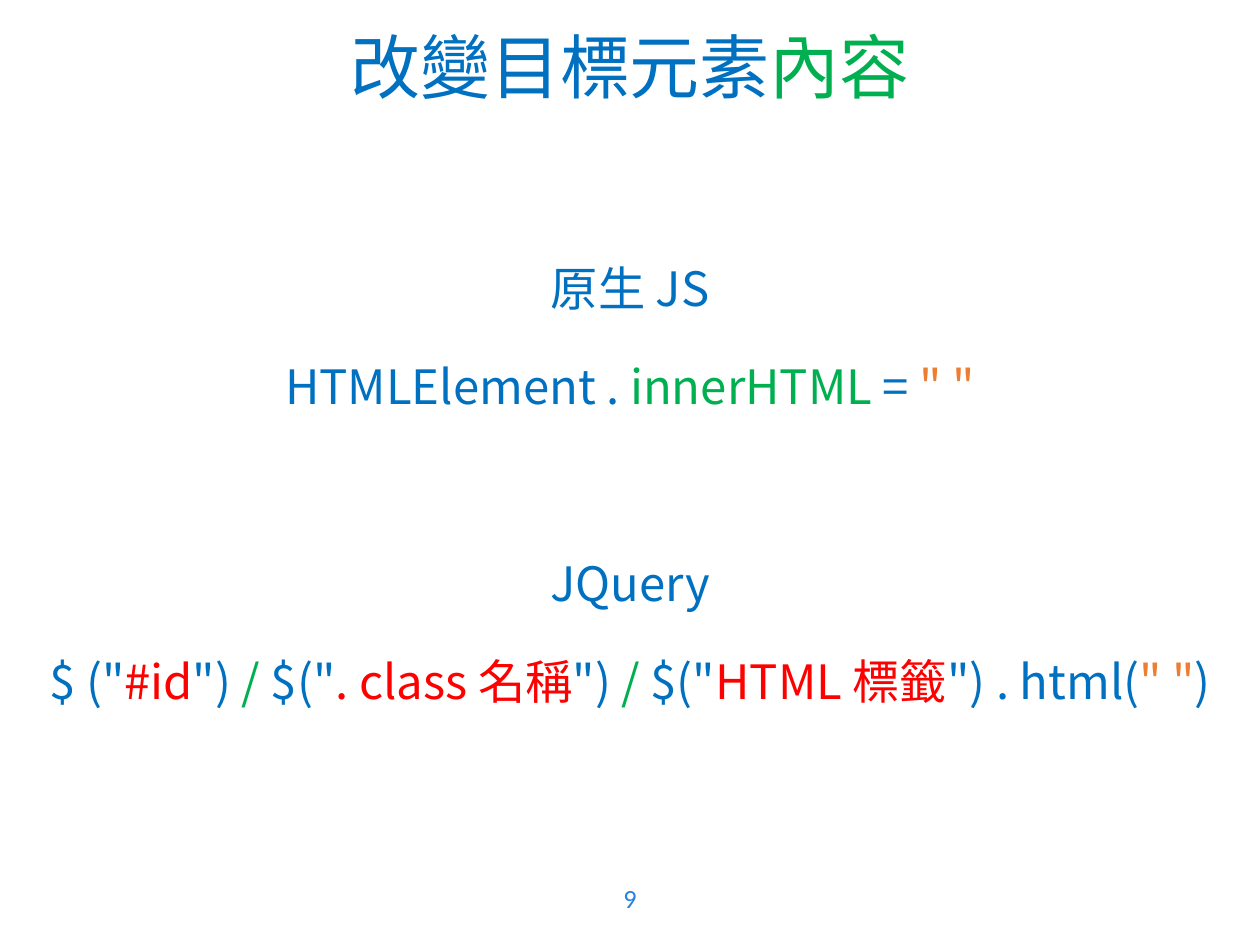
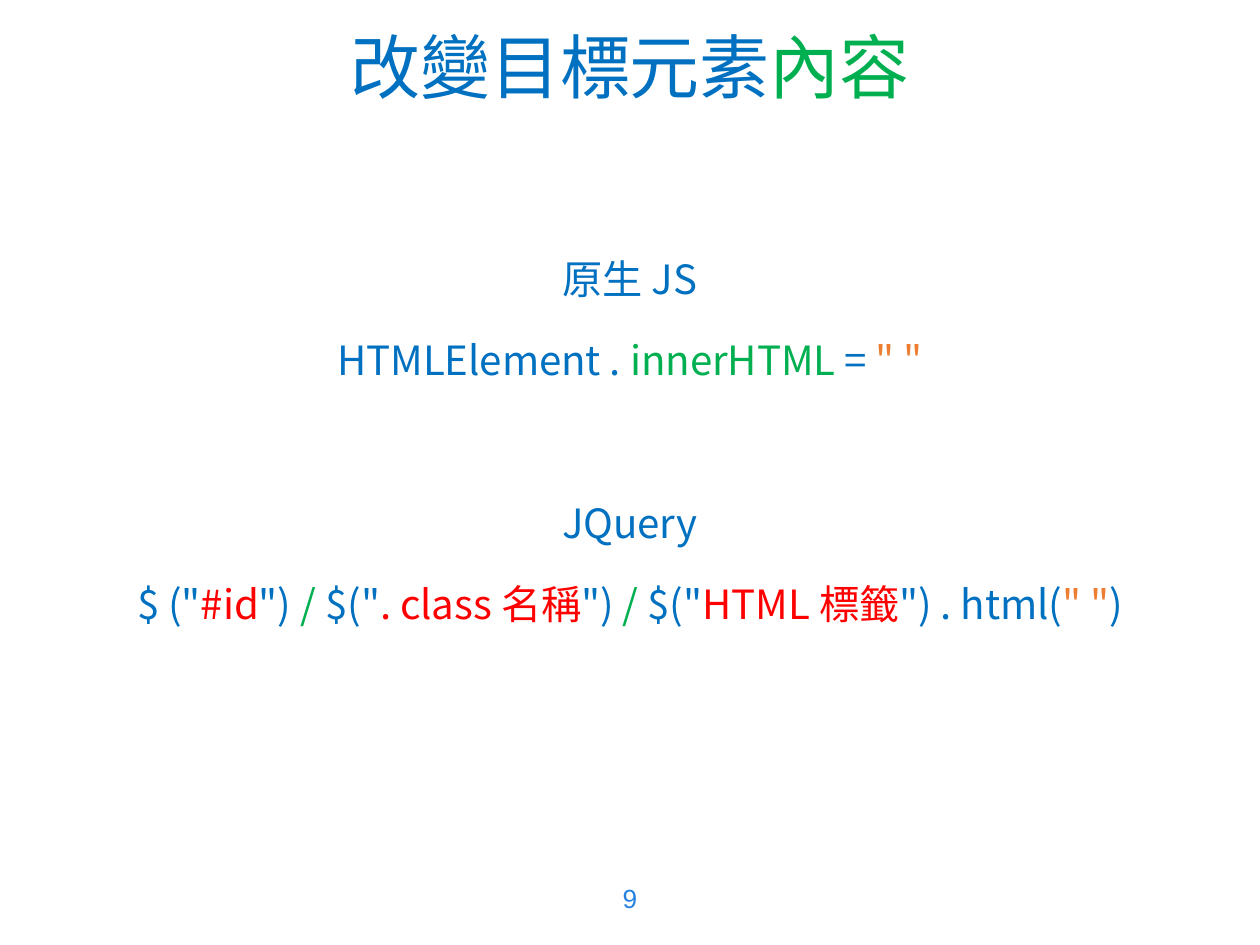
Before and after one commit to WaRTanKE7/WebClubData, a slide deck: slide 9 of 教學簡報/JavaScript - 4.pptx. Drawn at 1260x945 pixels with LibreOffice and Linux fonts; fonts in the diff are those of the drawing; background and template pictures are left out. Boxes give left, top, right and bottom in pixels: in the first picture for what was removed or moved away, otherwise in the second. Text is boxed around its words. In the diff, an @@ line names an element or a change of style, - is before the commit and + after.

```diff
--- a/教學簡報/JavaScript - 4.pptx
+++ b/教學簡報/JavaScript - 4.pptx
@@ text "原生 JS" at bbox=[168, 260, 1082, 627]: size 27 to 22.9 pt; less space between paragraphs @@
@@ page number removed at bbox=[623, 891, 636, 908] @@
-9
@@ page number added at bbox=[623, 889, 638, 909], 15 pt, text #2582E1 @@
+9
```
Also in this commit, not shown: 12 other slides changed.
